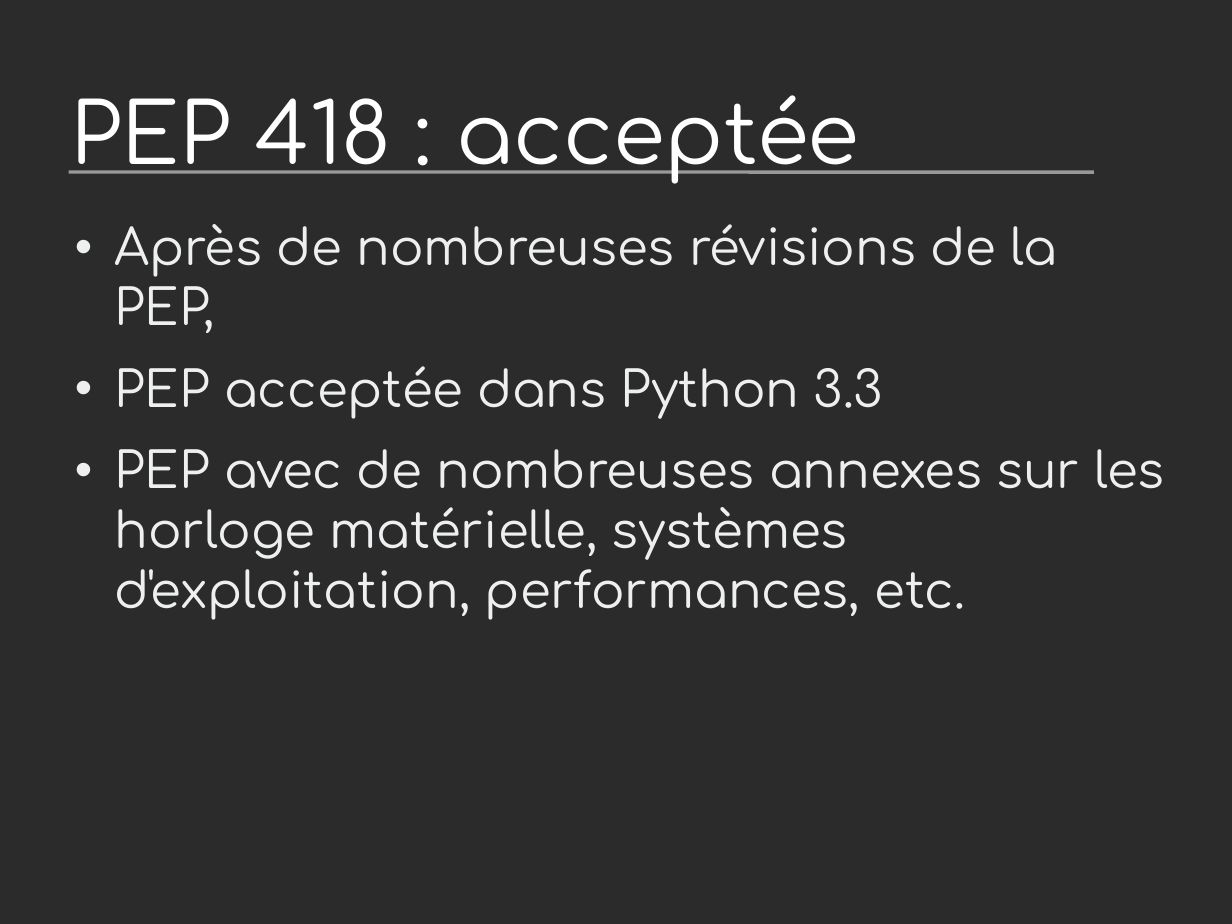
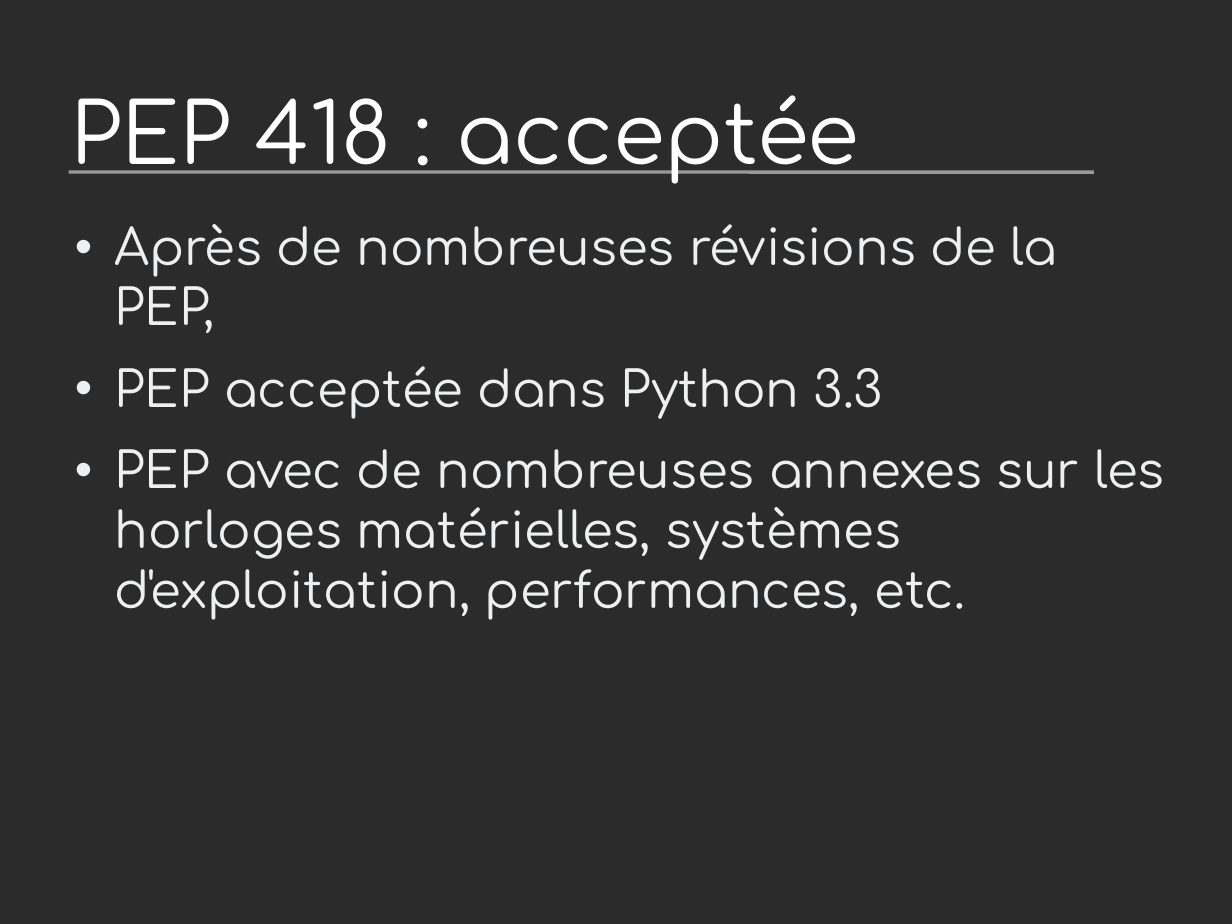
Before and after one commit to vstinner/talks, a slide deck: slide 20 of 2012-PyconFR-Paris/devprocess/process_dev_cpython.odp. Drawn at 1232x924 pixels with LibreOffice and Linux fonts; fonts in the diff are those of the drawing; background and template pictures are left out; a plain dark background stands for a picture behind light text. Boxes give left, top, right and bottom in pixels: in the first picture for what was removed or moved away, otherwise in the second. Text is boxed around its words. In the diff, an @@ line names an element or a change of style, - is before the commit and + after.

```diff
--- a/2012-PyconFR-Paris/devprocess/process_dev_cpython.odp
+++ b/2012-PyconFR-Paris/devprocess/process_dev_cpython.odp
@@ text at (114,449,1164,620): text changed @@
-• PEP avec de nombreuses annexes sur les horloge matérielle, systèmes d'exploitation, performances, etc.
+• PEP avec de nombreuses annexes sur les horloges matérielles, systèmes d'exploitation, performances, etc.
```
Also in this commit, not shown: 9 other slides changed, 2 other files.
